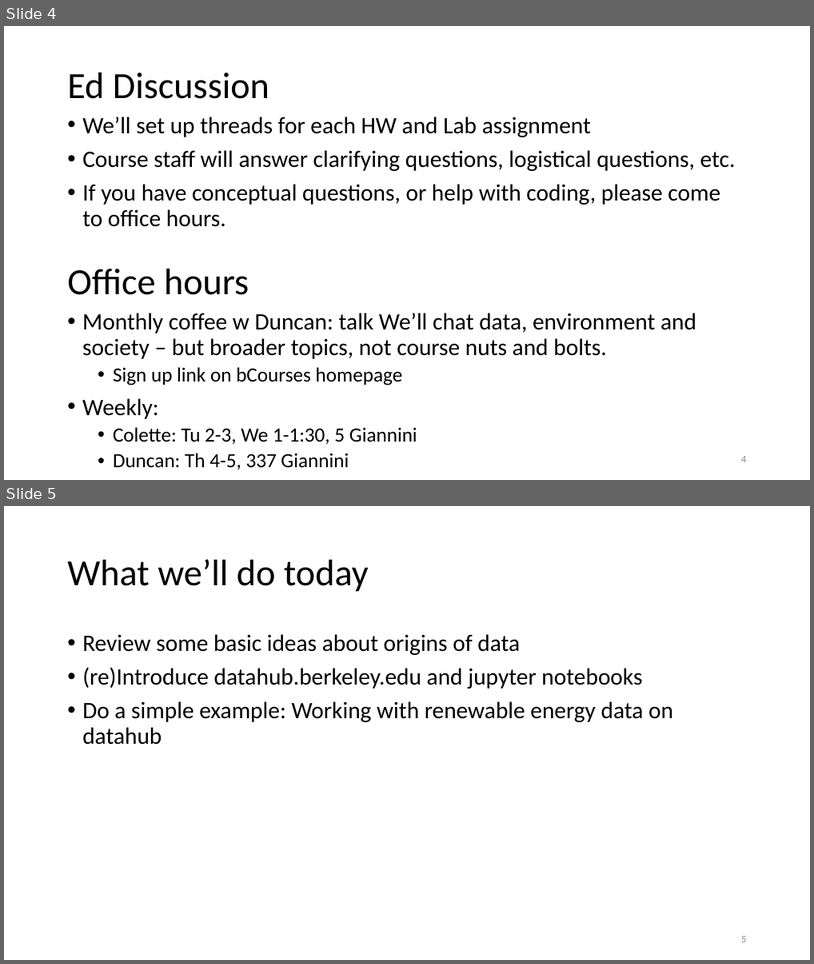
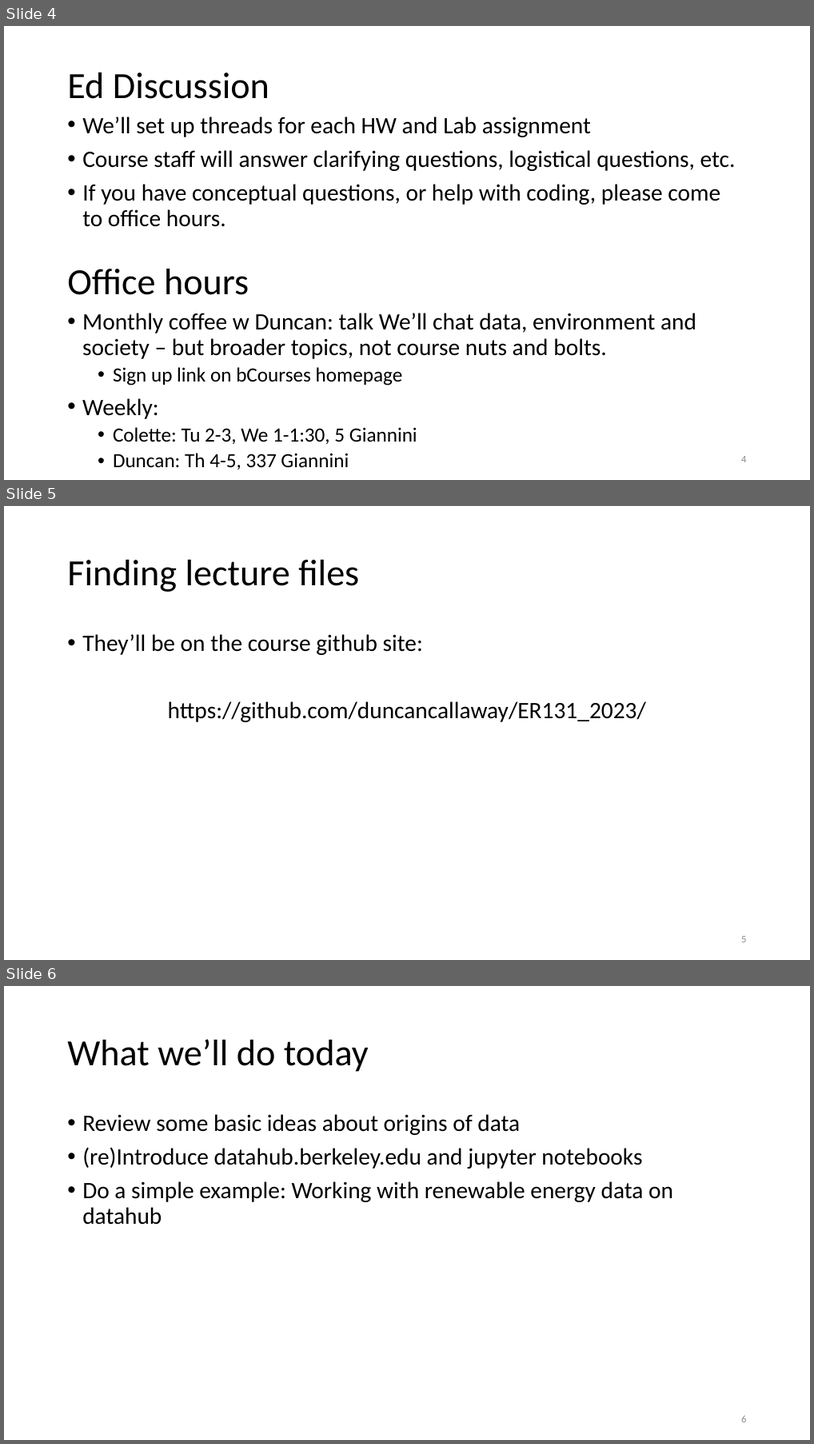
Before and after one commit to duncancallaway/ER131_2023, a slide deck: lecture/Lecture 02 Aug 29/02 Data (Lecture 2.1).pptx. Shown one above the other, each under a label of ours: slides 4 and 5 before the commit, slides 4, 5 and 6 after it. The pictures are 814x964 and 814x1444 pixels, drawn with LibreOffice and Linux fonts; fonts in the diff are those of the drawing. Boxes give left, top, right and bottom in pixels: in the first picture for what was removed or moved away, otherwise in the second. Text is boxed around its words. In the diff, an @@ line names an element or a change of style, - is before the commit and + after.

Commit message:
update lecture 02 files

```diff
--- a/lecture/Lecture 02 Aug 29/02 Data (Lecture 2.1).pptx
+++ b/lecture/Lecture 02 Aug 29/02 Data (Lecture 2.1).pptx
@@ slide 5 added at [4,506,810,960], background #FFFFFF @@
@@ title added at [67,560,359,592], 33 pt, text #000000 @@
+Finding lecture files
@@ text added at [82,634,646,722], 21 pt, text #000000 @@
+• They’ll be on the course github site:
+https://github.com/duncancallaway/ER131_2023/
@@ page number added at [742,936,746,942], 9 pt, text #8C8C8C @@
+5
@@ what was slide 5 is now slide 6 @@
```
Also in this commit, not shown: 1 other file.
